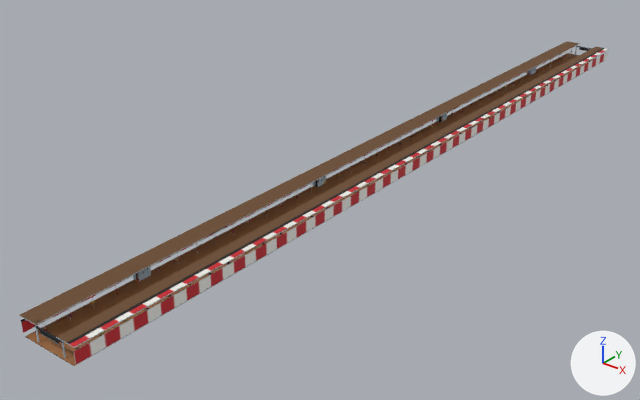
What one commit did to the glTF model www/models/hartford/carrusel_bushnell.glb.
Camera for both pictures: a camera (50 mm lens) standing at (217.0, -341.0, 169.0) and looking at (-27.0, -36.0, -20.0). Arrows for +X, +Y and +Z are at lower right; the lights stay in place. The first picture is the older version. Vertices at exactly the same position are counted once.

Script lines for the objects in view, before the commit:
```python
me_cube = bpy.data.meshes.new('Cube')
me_cube.from_pydata(...)  # 19148 vertices, 33996 faces; spans x -14.0..14.0, y -210.0..210.0, z 0.0..8.0
me_cube.materials.append(mat_carrusel_bushnell)
ob_carrusel_bushnell = bpy.data.objects.new('carrusel_bushnell', me_cube)
ob_carrusel_bushnell.location = (0.0, 0.0, 0.0)
```
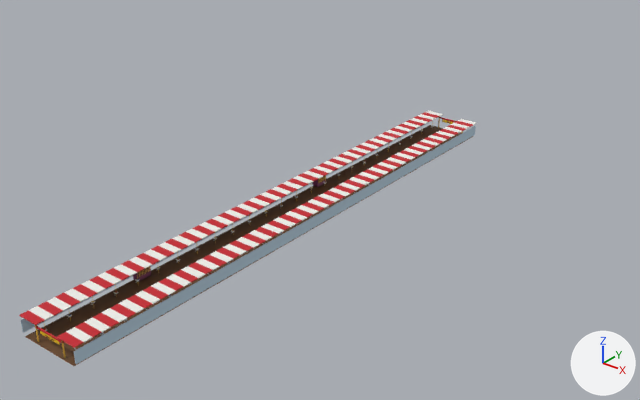
The newer file is also turned or shifted as a whole; pictures and numbers use the older file's frame.

Diff of the bpy script that builds the scene:
```diff
--- a/www/models/hartford/carrusel_bushnell.glb.py
+++ b/www/models/hartford/carrusel_bushnell.glb.py
@@ me_cube @@
 # used by ob_carrusel_bushnell; location = (0.0, 0.0, 0.0)
-me_cube.from_pydata(...)  # 19148 vertices, 33996 faces; spans x -14.0..14.0, y -210.0..210.0, z 0.0..8.0
+me_cube.from_pydata(...)  # 11804 vertices, 21012 faces; spans x -14.0..14.0, y -210.0..40.0, z 0.0..8.0
+# me_cube part 1: 429 loose pieces with 7372 vertices, spanning x -14.0..9.0, y 44.0..209.0, z 0.0..8.0, are deleted
+# me_cube part 2
+# 20 vertices are removed from x -14.0..14.0, y 210.0, z 0.0..8.0
+# 50 faces are deleted
+# 12 vertices are added at x 0.0, y 39.0, z 4.0..5.0
+# 20 new vertices lie (0.0, 250.0, 0.0) away from vertices in x -14.0..14.0, y -210.0, z 0.0..8.0
+# 70 new faces join them
+# me_cube part 3: 19972 kept faces spanning x -14.0..14.0, y -210.0..36.0, z 0.0..8.0 get new texture (UV) coordinates
+# other edits to the shape of me_cube do not show in these pictures
 me_cube.materials.append(mat_carrusel_bushnell)
```

Boxes (x1, y1, x2, y2) around the edits, measured in the pictures (640 x 400 px; the box of a moved part takes in the faces that stretch with it):
'carrusel_bushnell', reshaped (23% narrower, 21% shorter): before (19, 41, 609, 366); after (19, 110, 476, 366)
part 1 of me_cube, deleted: before (436, 46, 597, 128)
part 2 of me_cube, moved or reshaped: before (20, 41, 609, 366); after (20, 110, 476, 366)
part 3 of me_cube, surface changed: (19, 120, 461, 365) in both
